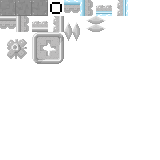
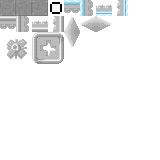
Comparing the layer stacks of the two 160×160 images. Changes:
removed layer "Calque 26" over bbox(64, 16, 112, 48)
added layer "Calque 29" above "Calque 28" over bbox(64, 32, 80, 48)
added layer "Calque 28" above "Calque 27" over bbox(96, 17, 112, 32)
added layer "Calque 27" above "Arrière-plan" over bbox(64, 16, 112, 48)
